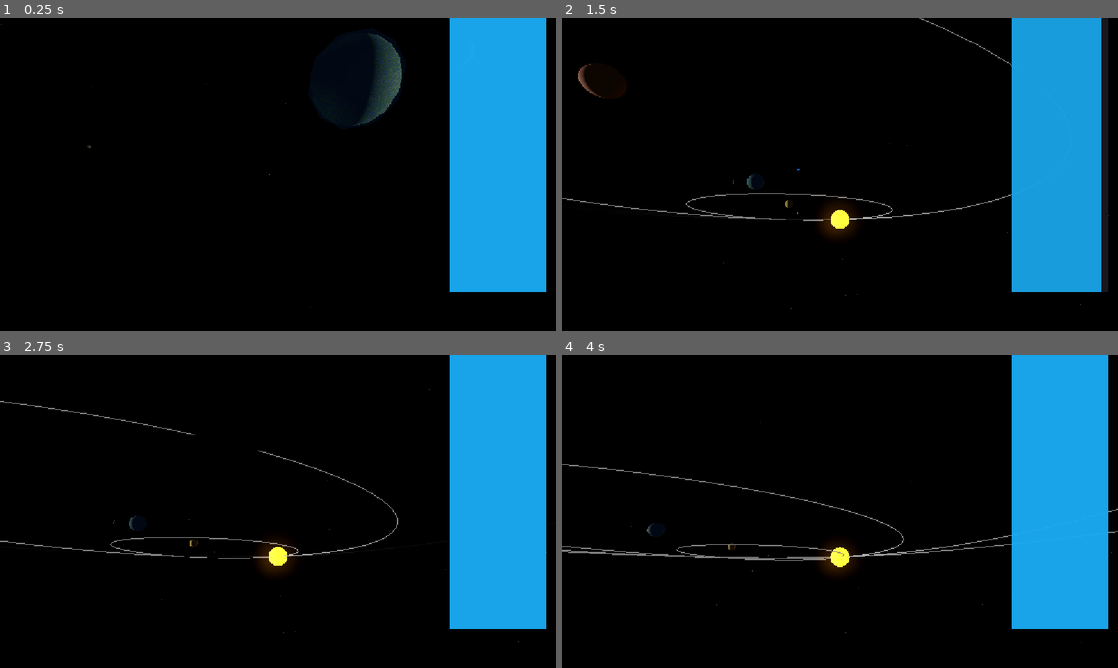
Above: before the commit, frames 1-4 (two rows, left to right).
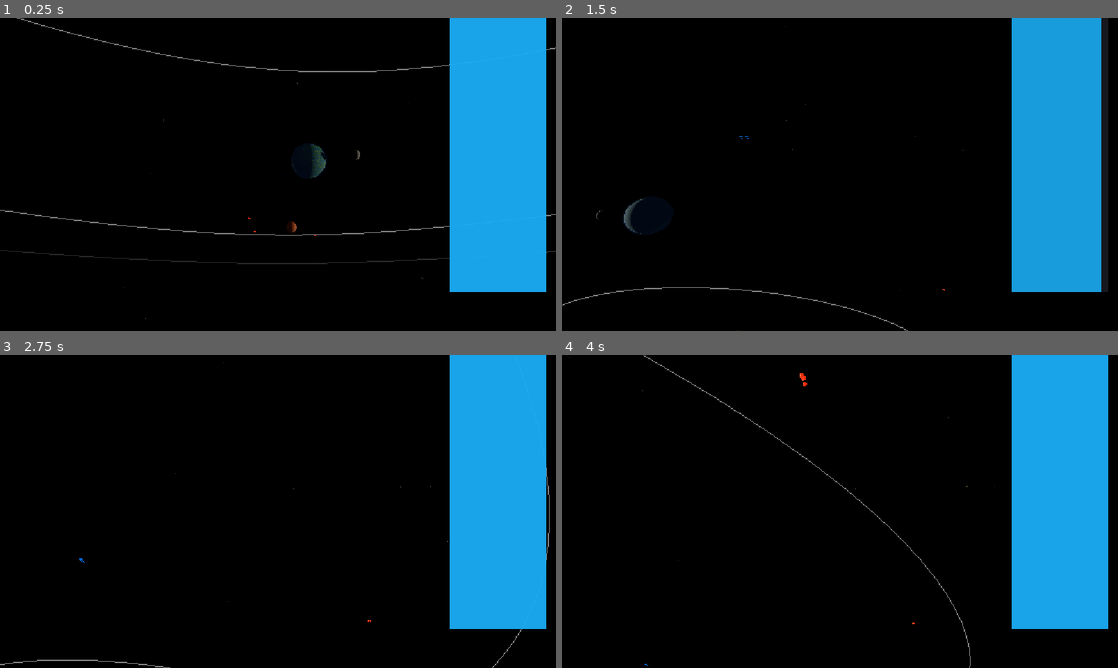
Above: after the commit, the same moments.

Repository: techmore/swarndefense
Game: Godot game, scene res://scenes/core/world.tscn
Same seed, same stepped clock (60 frames per second), same inputs: the game is played once before the commit and once after it. This scene is started directly instead of the project's main scene.
Inputs (mouse positions are in pixels of both pictures, inside the frame that each line leads up to):
- Up to frame 1 (0.25 s): no input
- Up to frame 2 (1.5 s): tap Enter at 0.5 s; move the mouse to (962, 158) at 0.52 s; hold D (move_right) 0.53-1.28 s; hold Space (boost) 0.53-1.28 s; click (962, 158) at 0.67 s; move the mouse to (812, 174) at 1.27 s; hold W (move_forward) from 1.28 s (still down); tap F (interact) at 1.35 s
- Up to frame 3 (2.75 s): keep holding W (move_forward); move the mouse to (289, 505) at 2.02 s; press the mouse at (289, 505) at 2.03 s
- Up to frame 4 (4 s): keep holding W (move_forward); move the mouse to (834, 517) at 2.77 s; release the mouse at (834, 517) at 2.78 s; tap Mouse wheel down (zoom_in) at 2.85 s; click (834, 517) at 2.92 s; move the mouse to (878, 514) at 3.52 s; tap Mouse wheel up (zoom_out) at 3.6 s

The runs differ from the first frame. In frame 1, 2.4% of the frame differs, in the area x 0-100%, y 0-97%; in frame 2, 1.5%; in frame 3, 1.3%; in frame 4, 1.6%.

Commit message:
feat: perpendicular camera, Swarm enemies, turret AI, V1 Station
Camera & Spawn:
- Camera rotation_v changed from -0.3 to -1.0 (57 degrees above orbital plane)
- Starting zoom reduced to 70 units for dramatic Earth view
- Player spawns at 412,0,0 (12 units from Earth center)

Swarm Enemies:
- SwarmUnit class: 30 HP, 12 m/s speed, cluster of glowing spheres
- Flies toward nearest player ship or building
- 5 contact damage via Area3D body_entered
- Drops 5 metal on death, emits killed signal
- 4-7 spawn near Earth on game start as first encounter

Combat:
- Mining beam now also damages Swarm (15 DPS via raycast)
- mining_ray.collide_with_areas = true to detect Area3D hitboxes
- Turret AI: scans for enemies in range, rotates barrel, fires Projectiles
- Projectile class: 60 m/s, 10 damage, 3s lifetime, Area3D collision

V1 Station:
- Large frame building (500 metal, 200 crystal, 800 HP)
- Hexagonal hub with ring and spoke structure
- 6 snap points for turrets / solar / battery attachments
- Added to radial build menu

Existing changes: WaveManager tracks spawns/kills

Diff:
--- /dev/null
+++ b/swarm-defense/scenes/buildings/v1_station.tscn
@@ -0,0 +1,6 @@
+[gd_scene load_steps=2 format=3]
+
+[ext_resource type="Script" path="res://scripts/systems/v1_station.gd" id="1"]
+
+[node name="V1Station" type="Node3D"]
+script = ExtResource("1")
--- a/swarm-defense/scenes/core/world.gd
+++ b/swarm-defense/scenes/core/world.gd
@@ -170,9 +170,25 @@
 
 func _spawn_player() -> void:
 	var ship = preload("res://scenes/ships/player_ship.tscn").instantiate()
-	ship.global_position = Vector3(415, 0, 0)
+	ship.global_position = Vector3(412, 0, 0)
 	$PlayerShips.add_child(ship)
 	if camera_manager and camera_manager.has_method("follow_target"):
 		camera_manager.follow_target(ship.global_position)
-		camera_manager.zoom_distance = 160.0
+		camera_manager.zoom_distance = 70.0
 		camera_manager._update_zoom_level()
+	_spawn_swarm_patrol()
+
+func _spawn_swarm_patrol() -> void:
+	var count = 4 + randi() % 3
+	for i in range(count):
+		var s = SwarmUnit.new()
+		var angle = randf() * TAU
+		var dist = 100.0 + randf() * 80.0
+		s.global_position = Vector3(380 + cos(angle) * dist, (randf() - 0.5) * 30.0, sin(angle) * dist)
+		s.speed = 8.0 + randf() * 6.0
+		add_child(s)
+		WaveManager.on_enemy_spawned()
+		s.killed.connect(_on_swarm_killed)
+
+func _on_swarm_killed(_unit: Node) -> void:
+	WaveManager.on_enemy_killed()
--- a/swarm-defense/scripts/ships/player_ship.gd
+++ b/swarm-defense/scripts/ships/player_ship.gd
@@ -41,6 +41,7 @@
 	add_to_group("player_ship")
 	_setup_thrusters()
 	mining_beam.visible = false
+	mining_ray.collide_with_areas = true
 	_building_manager = get_tree().current_scene.find_child("Buildings", true, false)
 	_build_menu = get_tree().current_scene.find_child("BuildMenu", true, false) as BuildMenu
 	if _build_menu:
@@ -211,7 +212,22 @@
 	var hit = mining_ray.get_collision_point()
 	var collider = mining_ray.get_collider()
 
-	if not collider or collider.name != "AsteroidField":
+	if not collider:
+		mining_beam.visible = false
+		_mining_active = false
+		return
+
+	var swarm = collider as SwarmUnit
+	if not swarm and collider.get_parent():
+		swarm = collider.get_parent() as SwarmUnit
+	if swarm:
+		swarm.take_damage(15.0 * delta * 10.0, self)
+		_mining_active = true
+		_mining_hit = hit
+		_update_beam_visual(hit)
+		return
+
+	if collider.name != "AsteroidField":
 		mining_beam.visible = false
 		_mining_active = false
 		return
--- a/swarm-defense/scripts/systems/camera_manager.gd
+++ b/swarm-defense/scripts/systems/camera_manager.gd
@@ -6,7 +6,7 @@
 var target_position: Vector3 = Vector3.ZERO
 var zoom_distance: float = 1000.0
 var _rotation_h: float = 0.0
-var _rotation_v: float = -0.3
+var _rotation_v: float = -1.0
 
 @export var system_distance: float = 1500.0
 @export var planetary_distance: float = 100.0
--- /dev/null
+++ b/swarm-defense/scripts/systems/projectile.gd
@@ -0,0 +1,49 @@
+class_name Projectile
+extends Area3D
+
+var speed: float = 60.0
+var damage: float = 10.0
+var _direction: Vector3 = Vector3.FORWARD
+var _lifetime: float = 3.0
+var _age: float = 0.0
+var _owner_group: String = ""
+
+func _ready() -> void:
+	body_entered.connect(_on_hit)
+	var mat = StandardMaterial3D.new()
+	mat.albedo_color = Color(0.2, 0.8, 1.0)
+	mat.emission_enabled = true
+	mat.emission = Color(0.1, 0.6, 1.0) * 2.0
+	mat.shading_mode = BaseMaterial3D.SHADING_MODE_UNSHADED
+
+	var mesh = MeshInstance3D.new()
+	mesh.mesh = SphereMesh.new()
+	mesh.mesh.radius = 0.15
+	mesh.mesh.height = 0.3
+	mesh.material_override = mat
+	add_child(mesh)
+
+	var coll = CollisionShape3D.new()
+	var shape = SphereShape3D.new()
+	shape.radius = 0.3
+	coll.shape = shape
+	add_child(coll)
+
+func setup(origin: Vector3, direction: Vector3, owner_group: String = "player_ship") -> void:
+	global_position = origin
+	_direction = direction.normalized()
+	_owner_group = owner_group
+
+func _physics_process(delta: float) -> void:
+	_age += delta
+	if _age >= _lifetime:
+		queue_free()
+		return
+	global_position += _direction * speed * delta
+
+func _on_hit(body: Node) -> void:
+	if body.is_in_group(_owner_group):
+		return
+	if body.has_method("take_damage") and not body.is_in_group(_owner_group):
+		body.take_damage(damage, self)
+		queue_free()
--- /dev/null
+++ b/swarm-defense/scripts/systems/swarm_unit.gd
@@ -0,0 +1,103 @@
+class_name SwarmUnit
+extends Node3D
+
+var team: int = 1
+var health: float = 30.0
+var speed: float = 12.0
+var contact_damage: float = 5.0
+var resource_drop: Dictionary = {"metal": 5}
+var _target: Node3D = null
+
+signal killed(unit: Node)
+
+func _ready() -> void:
+	add_to_group("swarm")
+	var area = Area3D.new()
+	area.name = "Hitbox"
+	var coll = CollisionShape3D.new()
+	var shape = SphereShape3D.new()
+	shape.radius = 1.0
+	coll.shape = shape
+	area.add_child(coll)
+	add_child(area)
+	area.body_entered.connect(_on_body_entered)
+
+	var mat = StandardMaterial3D.new()
+	mat.albedo_color = Color(0.9, 0.15, 0.1)
+	mat.metallic = 0.3
+	mat.roughness = 0.4
+	mat.emission_enabled = true
+	mat.emission = Color(1.0, 0.2, 0.1) * 0.8
+
+	var bodies = 5
+	for i in range(bodies):
+		var sphere = MeshInstance3D.new()
+		sphere.mesh = SphereMesh.new()
+		sphere.mesh.radius = 0.3 + randf() * 0.3
+		sphere.mesh.height = sphere.mesh.radius * 2.0
+		sphere.mesh.rings = 2
+		sphere.mesh.radial_segments = 6
+		var a = randf() * TAU
+		var r = 0.5 + randf() * 0.5
+		sphere.position = Vector3(cos(a) * r, (randf() - 0.5) * 0.5, sin(a) * r)
+		sphere.material_override = mat
+		add_child(sphere)
+
+	var core_mat = StandardMaterial3D.new()
+	core_mat.albedo_color = Color(1.0, 0.3, 0.15)
+	core_mat.emission_enabled = true
+	core_mat.emission = Color(1.0, 0.4, 0.2) * 1.5
+	core_mat.shading_mode = BaseMaterial3D.SHADING_MODE_UNSHADED
+
+	var core = MeshInstance3D.new()
+	core.mesh = SphereMesh.new()
+	core.mesh.radius = 0.25
+	core.mesh.height = 0.5
+	core.mesh.rings = 2
+	core.mesh.radial_segments = 8
+	core.material_override = core_mat
+	core.position = Vector3.ZERO
+	add_child(core)
+
+func _physics_process(delta: float) -> void:
+	_find_target()
+	if _target:
+		var dir = (_target.global_position - global_position).normalized()
+		velocity = dir * speed
+		look_at(global_position + velocity, Vector3.UP)
+	global_position += velocity * delta
+
+var velocity: Vector3 = Vector3.ZERO
+
+func _find_target() -> void:
+	if _target and is_instance_valid(_target):
+		return
+	_target = null
+	var nearest_dist = 200.0
+	var player_ships = get_tree().get_nodes_in_group("player_ship")
+	if player_ships.size() > 0:
+		var d = global_position.distance_to(player_ships[0].global_position)
+		if d < nearest_dist:
+			nearest_dist = d
+			_target = player_ships[0]
+	var buildings = get_tree().get_nodes_in_group("buildings")
+	for b in buildings:
+		var d = global_position.distance_to(b.global_position)
+		if d < nearest_dist:
+			nearest_dist = d
+			_target = b
+
+func _on_body_entered(body: Node) -> void:
+	if body.has_method("take_damage"):
+		body.take_damage(contact_damage, self)
+
+func take_damage(amount: float, attacker: Node = null) -> void:
+	health -= amount
+	if health <= 0:
+		_die()
+
+func _die() -> void:
+	for rtype in resource_drop:
+		EconomyManager.add_resource(rtype, resource_drop[rtype], "swarm_kill")
+	killed.emit(self)
+	queue_free()
--- a/swarm-defense/scripts/systems/turret.gd
+++ b/swarm-defense/scripts/systems/turret.gd
@@ -18,9 +18,10 @@
 
 var targeting_range: float = 80.0
 var damage: float = 15.0
+var fire_rate: float = 0.5
 var _cooldown: float = 0.0
 var _barrel: MeshInstance3D
-var _fire_point: Vector3
+var _target: Node3D = null
 
 func build_mesh() -> void:
 	var base_mat = StandardMaterial3D.new()
@@ -73,8 +74,6 @@
 	_barrel.position = Vector3(0, 1.5, 1.0)
 	add_child(_barrel)
 
-	_fire_point = _barrel.position + Vector3(0, 0, 1.2)
-
 func add_collision() -> void:
 	var coll = CollisionShape3D.new()
 	var shape = CylinderShape3D.new()
@@ -84,4 +83,42 @@
 	add_child(coll)
 
 func get_fire_point() -> Vector3:
-	return global_transform * _fire_point
+	return _barrel.global_position + _barrel.global_transform.basis.z * -1.8
+
+func _process(delta: float) -> void:
+	if not is_placed:
+		return
+	_cooldown = max(_cooldown - delta, 0.0)
+	_find_target()
+	if _target:
+		_aim_at(_target)
+		if _cooldown <= 0.0:
+			_fire()
+
+func _find_target() -> void:
+	if _target and is_instance_valid(_target):
+		if global_position.distance_to(_target.global_position) <= targeting_range:
+			return
+	_target = null
+	var nearest_dist = targeting_range
+	var swarm = get_tree().get_nodes_in_group("swarm")
+	for s in swarm:
+		var d = global_position.distance_to(s.global_position)
+		if d < nearest_dist:
+			nearest_dist = d
+			_target = s
+
+func _aim_at(target: Node3D) -> void:
+	var dir = (target.global_position - _barrel.global_position).normalized()
+	_barrel.look_at(_barrel.global_position + dir, Vector3.UP)
+
+func _fire() -> void:
+	if not _target or not is_instance_valid(_target):
+		return
+	_cooldown = 1.0 / fire_rate
+	var proj = Projectile.new()
+	var fire_dir = (_target.global_position - _barrel.global_position).normalized()
+	proj.setup(get_fire_point(), fire_dir, "buildings")
+	proj.damage = damage
+	proj.speed = 80.0
+	get_tree().current_scene.add_child(proj)
--- /dev/null
+++ b/swarm-defense/scripts/systems/v1_station.gd
@@ -0,0 +1,79 @@
+class_name V1Station
+extends Building
+
+func _ready() -> void:
+	building_name = "V1 Station"
+	resource_costs = {"metal": 500, "crystal": 200}
+	power_consumption = 0.0
+	power_generation = 0.0
+	max_health = 800.0
+	snap_offset = 8.0
+	super._ready()
+	build_mesh()
+	add_collision()
+
+var ring_mi: MeshInstance3D
+var hub_mi: MeshInstance3D
+var glow_mi: MeshInstance3D
+
+func build_mesh() -> void:
+	var frame_mat = StandardMaterial3D.new()
+	frame_mat.albedo_color = Color(0.35, 0.38, 0.42)
+	frame_mat.metallic = 0.7
+	frame_mat.roughness = 0.3
+
+	var hub = CylinderMesh.new()
+	hub.top_radius = 0.8
+	hub.bottom_radius = 1.2
+	hub.height = 1.5
+	hub.radial_segments = 12
+	hub.material = frame_mat
+
+	hub_mi = MeshInstance3D.new()
+	hub_mi.mesh = hub
+	add_child(hub_mi)
+
+	var ring = TorusMesh.new()
+	ring.inner_radius = 2.5
+	ring.outer_radius = 3.0
+	ring.rings = 8
+	ring.radial_segments = 16
+	ring.material = frame_mat
+
+	ring_mi = MeshInstance3D.new()
+	ring_mi.mesh = ring
+	add_child(ring_mi)
+
+	var spokes = 6
+	for i in range(spokes):
+		var a = float(i) / float(spokes) * TAU
+		var beam = BoxMesh.new()
+		beam.size = Vector3(0.1, 0.1, 3.0)
+		beam.material = frame_mat
+		var beam_mi = MeshInstance3D.new()
+		beam_mi.mesh = beam
+		beam_mi.position = Vector3(cos(a) * 1.5, 0, sin(a) * 1.5)
+		beam_mi.look_at(Vector3.ZERO, Vector3.UP)
+		add_child(beam_mi)
+
+	var glow_mat = StandardMaterial3D.new()
+	glow_mat.albedo_color = Color(0.1, 0.5, 1.0)
+	glow_mat.emission_enabled = true
+	glow_mat.emission = Color(0.1, 0.5, 1.0) * 1.5
+	glow_mat.shading_mode = BaseMaterial3D.SHADING_MODE_UNSHADED
+
+	glow_mi = MeshInstance3D.new()
+	glow_mi.mesh = SphereMesh.new()
+	glow_mi.mesh.radius = 0.2
+	glow_mi.mesh.height = 0.4
+	glow_mi.material_override = glow_mat
+	glow_mi.position = Vector3(0, 0.8, 0)
+	add_child(glow_mi)
+
+func add_collision() -> void:
+	var coll = CollisionShape3D.new()
+	var shape = CylinderShape3D.new()
+	shape.radius = 3.5
+	shape.height = 2.5
+	coll.shape = shape
+	add_child(coll)
--- a/swarm-defense/scripts/ui/build_menu.gd
+++ b/swarm-defense/scripts/ui/build_menu.gd
@@ -18,6 +18,7 @@
 		{"name": "Solar Panel", "scene": "res://scenes/buildings/solar_panel.tscn", "costs": {"metal": 75, "crystal": 50}, "icon": null},
 		{"name": "Battery", "scene": "res://scenes/buildings/battery.tscn", "costs": {"metal": 50, "crystal": 75}, "icon": null},
 		{"name": "Turret", "scene": "res://scenes/buildings/turret.tscn", "costs": {"metal": 200, "crystal": 100}, "icon": null},
+		{"name": "V1 Station", "scene": "res://scenes/buildings/v1_station.tscn", "costs": {"metal": 500, "crystal": 200}, "icon": null},
 	]
 
 func show_menu() -> void:
